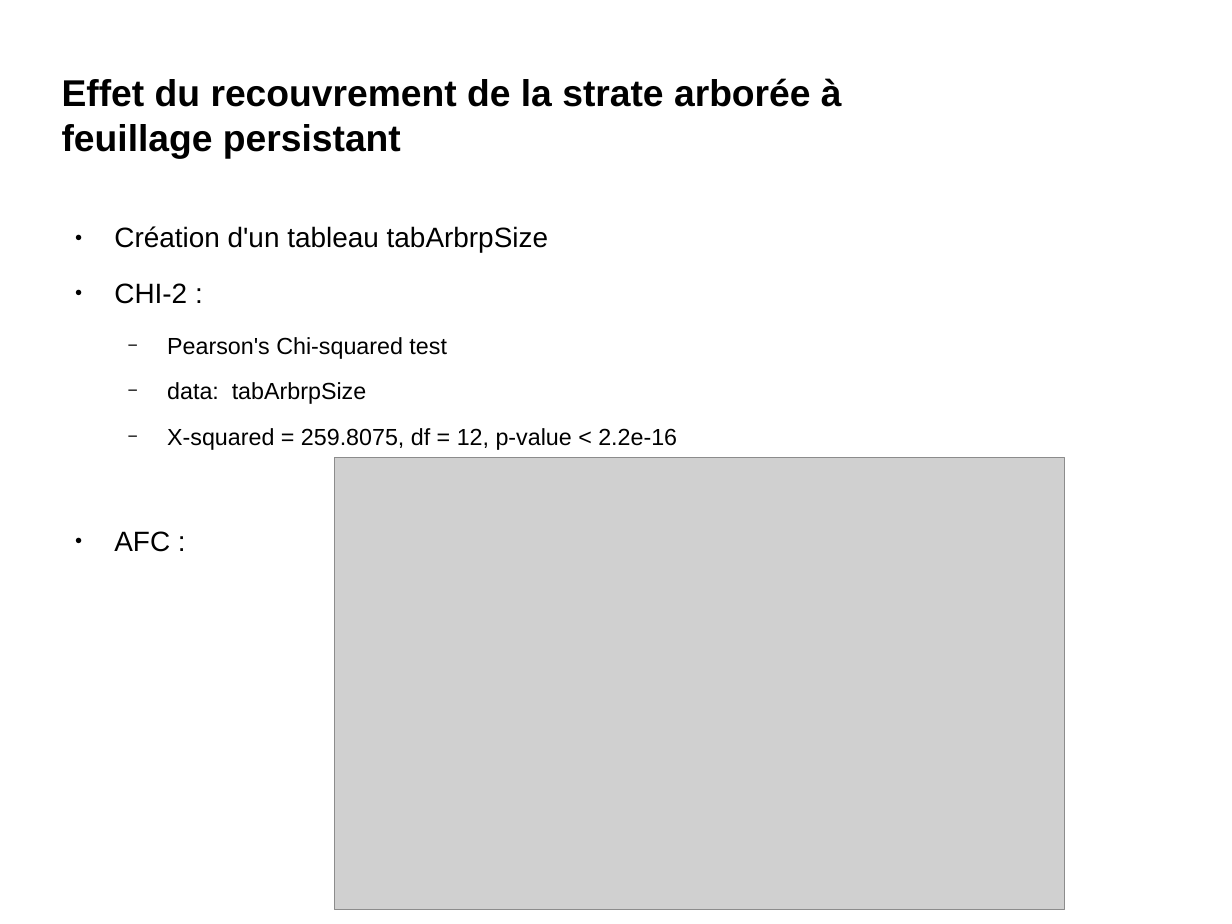
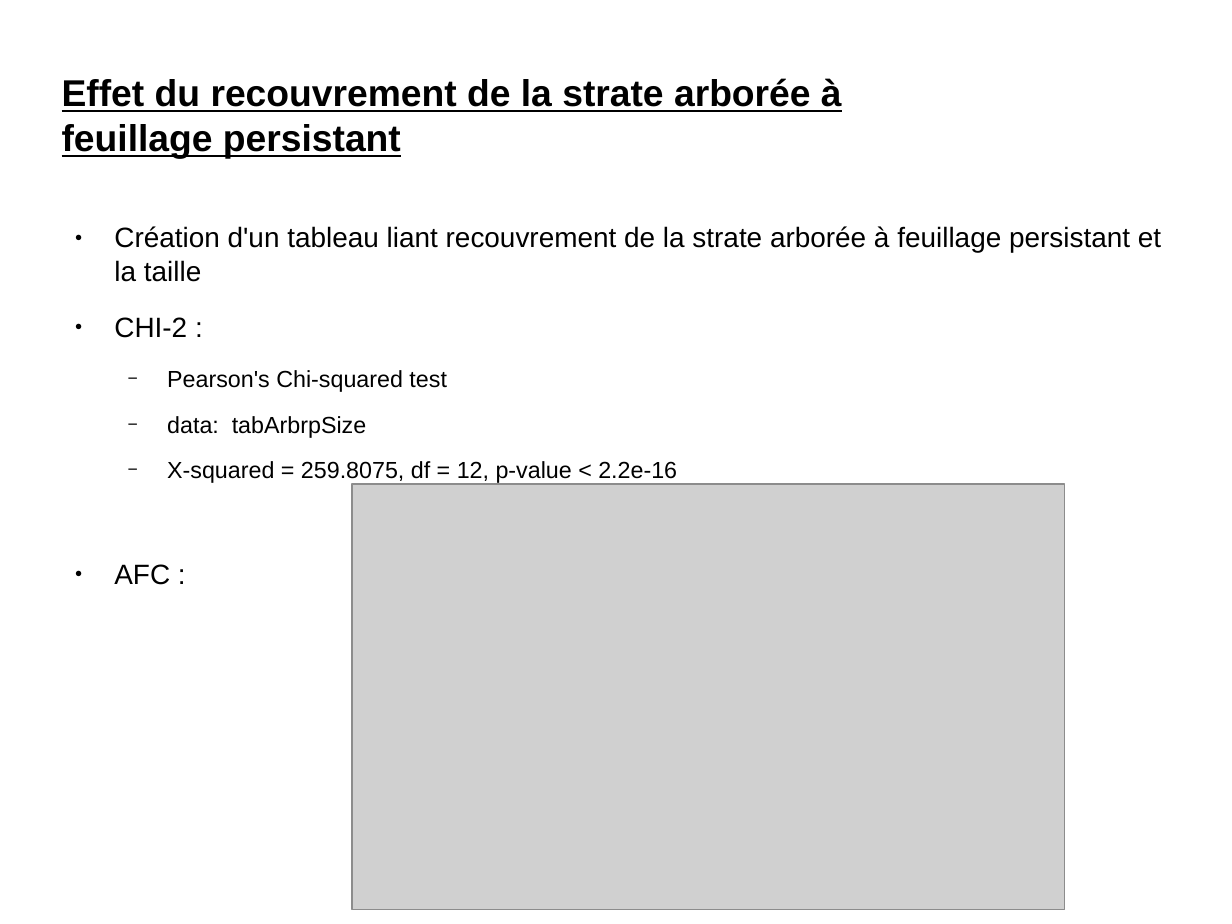
Before and after one commit to MaxChaza/MABS, a slide deck: slide 9 of Analyse_Multivariée/projetAM/Powerpoint_ADM.odp. Drawn at 1232x924 pixels with LibreOffice and Linux fonts; fonts in the diff are those of the drawing; grey boxes stand for pictures; background and template pictures are left out. Boxes give left, top, right and bottom in pixels: in the first picture for what was removed or moved away, otherwise in the second. Text is boxed around its words. In the diff, an @@ line names an element or a change of style, - is before the commit and + after.

```diff
--- a/Analyse_Multivariée/projetAM/Powerpoint_ADM.odp
+++ b/Analyse_Multivariée/projetAM/Powerpoint_ADM.odp
@@ title "Effet du recouvrement de la ..." at (x1=62, y1=78, x2=842, y2=159): underline on @@
@@ text at (x1=114, y1=226, x2=1161, y2=282): text changed @@
-● Création d'un tableau tabArbrpSize
+● Création d'un tableau liant recouvrement de la strate arborée à feuillage persistant et la taille
@@ picture resized from (x1=334, y1=457, x2=1065, y2=910) to (x1=352, y1=484, x2=1065, y2=910) @@
```
Also in this commit, not shown: 6 other slides changed, 18 other files.
